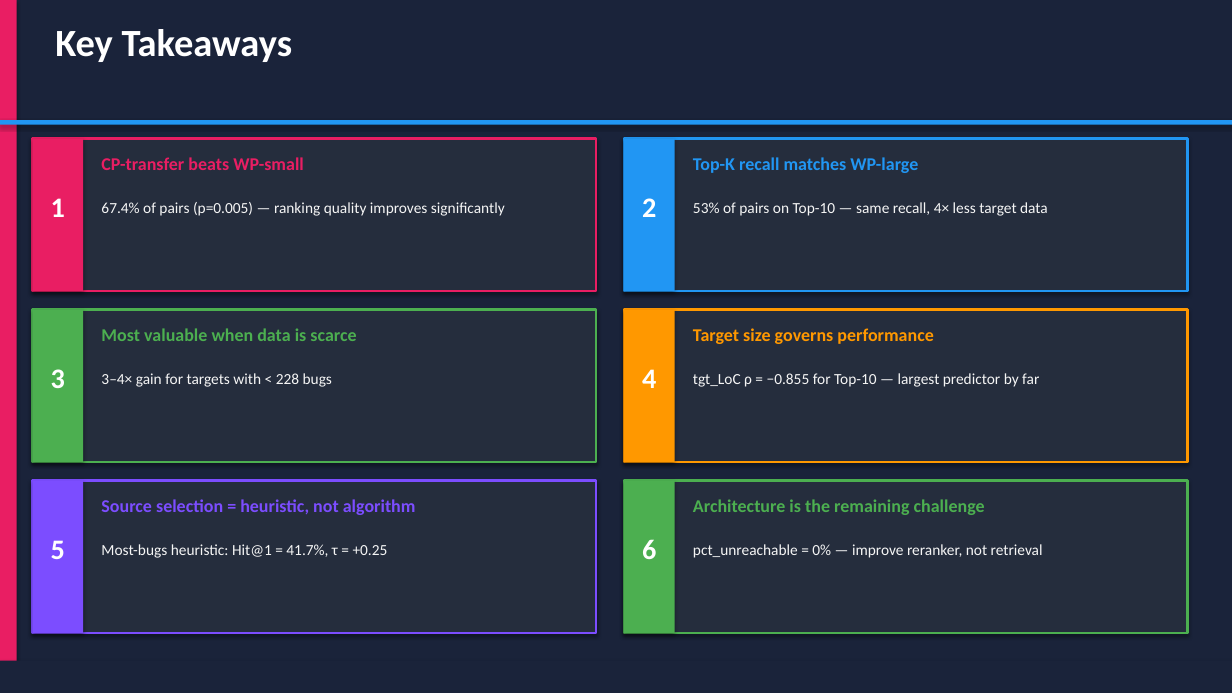
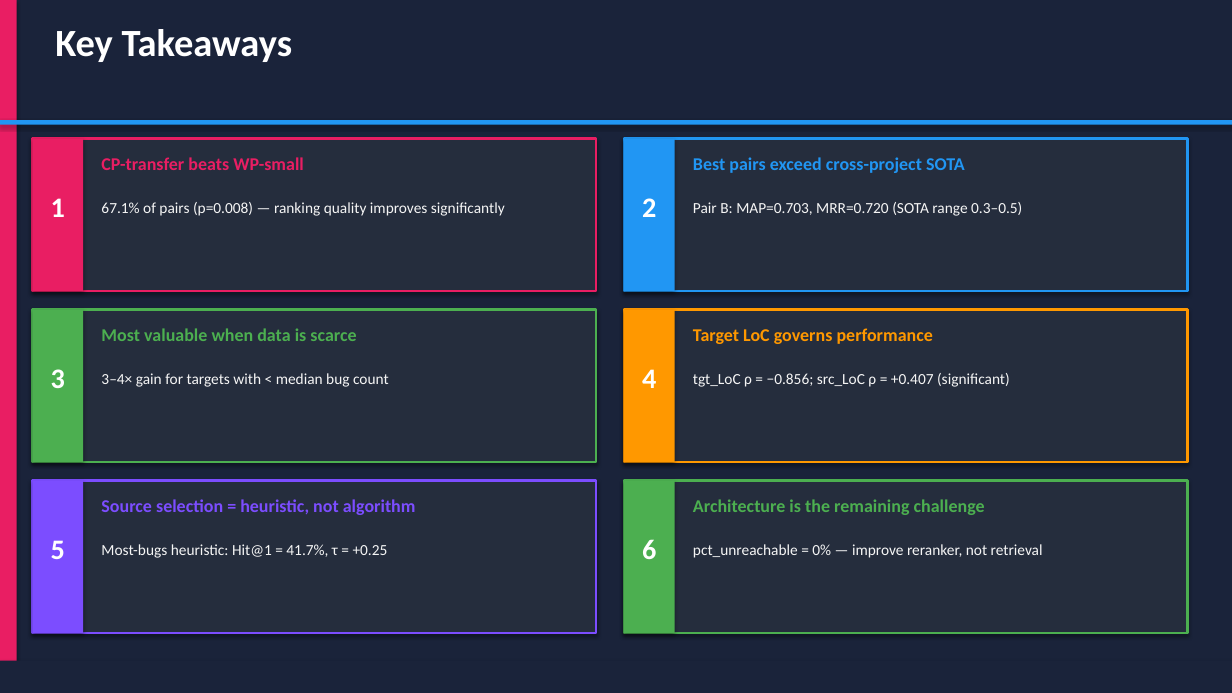
Before and after one commit to eashaan-rao/CPL_framework_bug_localization, a slide deck: slide 18 of results/presentation/CPL_Phase1_Results.pptx (slide 17 before the commit). Drawn at 1232x693 pixels with LibreOffice and Linux fonts; fonts in the diff are those of the drawing. Boxes give left, top, right and bottom in pixels: in the first picture for what was removed or moved away, otherwise in the second. Text is boxed around its words. In the diff, an @@ line names an element or a change of style, - is before the commit and + after.

```diff
--- a/results/presentation/CPL_Phase1_Results.pptx
+++ b/results/presentation/CPL_Phase1_Results.pptx
@@ text at [693, 157, 965, 173]: text changed @@
-Top-K recall matches WP-large
+Best pairs exceed cross-project SOTA
@@ text at [101, 202, 505, 216]: text changed @@
-67.4% of pairs (p=0.005) — ranking quality improves significantly
+67.1% of pairs (p=0.008) — ranking quality improves significantly
@@ text at [693, 202, 1022, 216]: text changed @@
-53% of pairs on Top-10 — same recall, 4× less target data
+Pair B: MAP=0.703, MRR=0.720 (SOTA range 0.3–0.5)
@@ text at [693, 328, 933, 344]: text changed @@
-Target size governs performance
+Target LoC governs performance
@@ text at [101, 373, 389, 387]: text changed @@
-3–4× gain for targets with < 228 bugs
+3–4× gain for targets with < median bug count
@@ text at [693, 373, 1010, 387]: text changed @@
-tgt_LoC ρ = −0.855 for Top-10 — largest predictor by far
+tgt_LoC ρ = −0.856; src_LoC ρ = +0.407 (significant)
```
Also in this commit, not shown: 10 other slides changed, 1 slide added, 2 other files.
